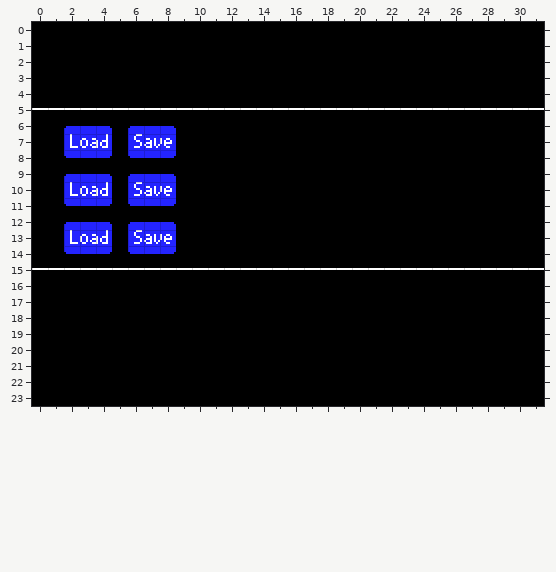
Level history. Tiled map: data/savegame.tmx. Above is the file before it was changed.
Cells are 8x8 px. Shown: x 0..31, y 0..23.
Once edited:
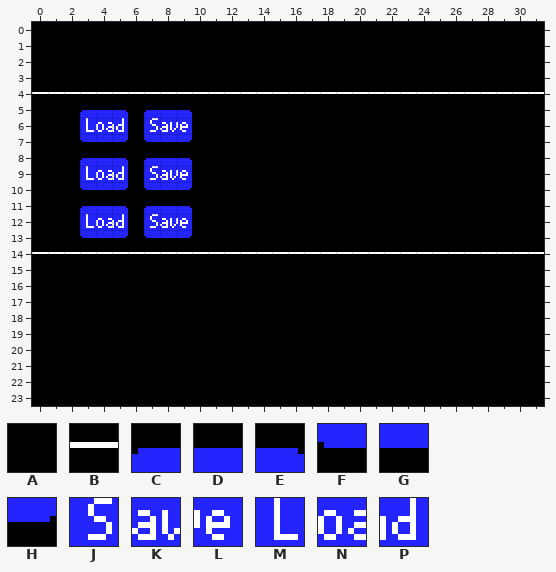
Key: from "tiles": A 0, B 1, C 2, D 3, E 4, F 5, G 6, H 7, J 8, K 9, L 10, M 11, N 12, P 13.
_ is an empty cell.
Tiles replaced or removed in this view: A, B, C, D, E, F, G, H, J, K, L, M, N, P.
What changed:
Changed rows in their new state; . is an unchanged cell.
Layer "Tile Layer 1":
first column x 0:
 4 BBBBBBBBBBBBBBBBBBBBBBBBBBBBBBBB
 5 AAACDEACDEAAAAAAAAAAAAAAAAAAAAAA
 6 ..AMNPAJKL......................
 7 ..AFGHAFGH......................
 8 ..ACDEACDE......................
 9 ..AMNPAJKL......................
10 ..AFGHAFGH......................
11 ..ACDEACDE......................
12 ..AMNPAJKL......................
13 ..AFGHAFGH......................
14 BBBBBBBBBBBBBBBBBBBBBBBBBBBBBBBB
15 AAAAAAAAAAAAAAAAAAAAAAAAAAAAAAAA
Changed places in both pictures, as pixel boxes (x1, y1, x2, y2):
changed: (32, 92, 544, 270)
